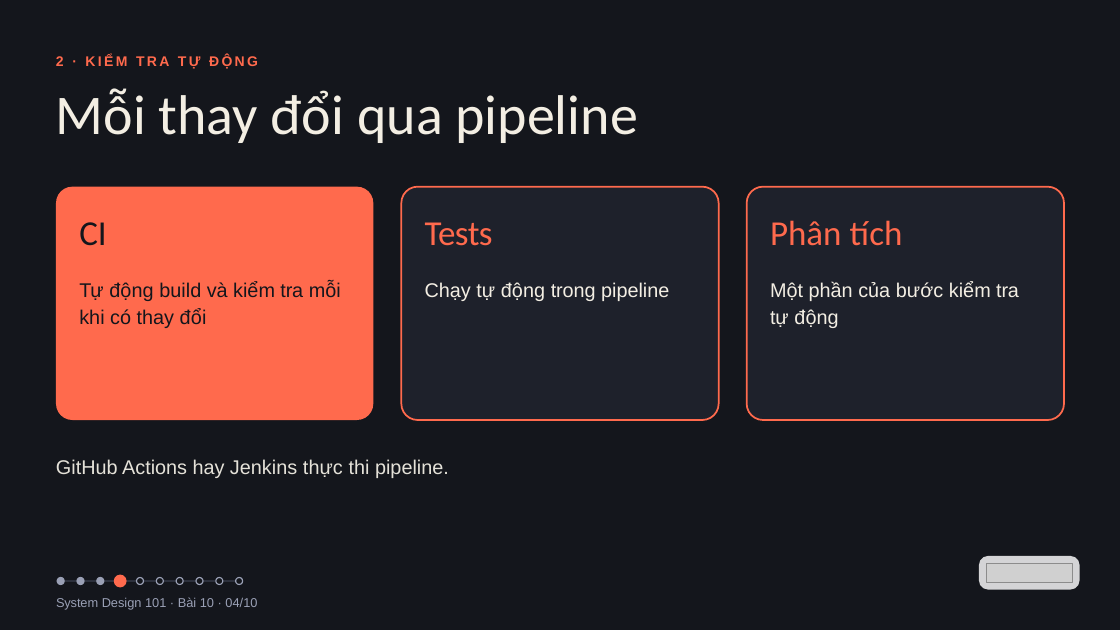
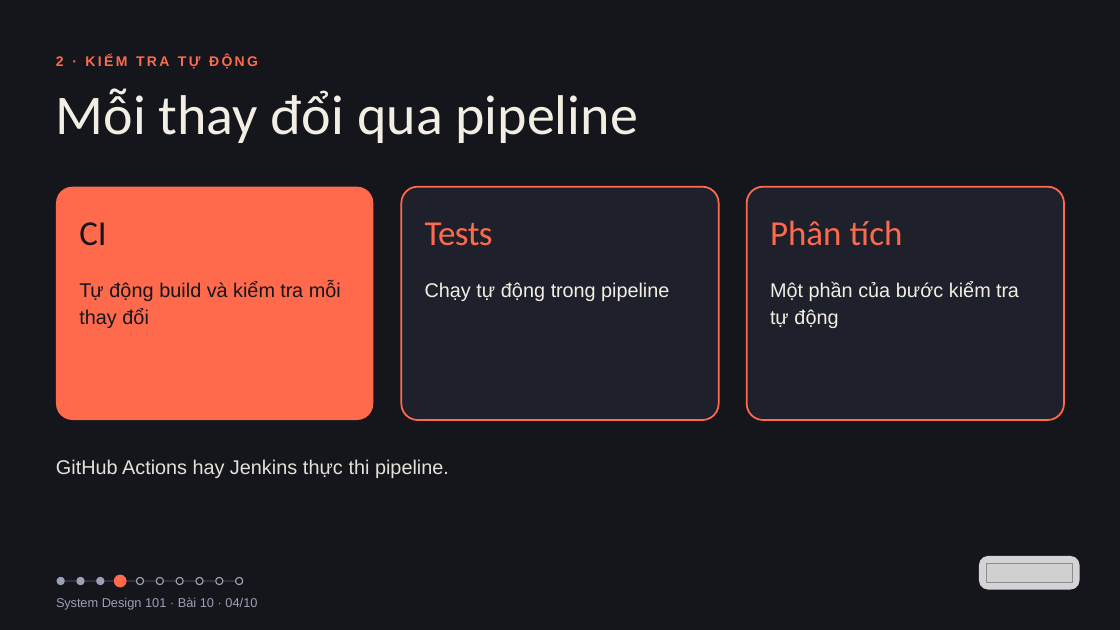
Before and after one commit to vohoailinh90/tool-marketing-studio, a slide deck: slide 4 of system-design-101/vi/lessons/sd-09-010/slides/sd-09-010.pptx. Drawn at 1120x630 pixels with LibreOffice and Linux fonts; fonts in the diff are those of the drawing; grey boxes stand for pictures. Boxes give left, top, right and bottom in pixels: in the first picture for what was removed or moved away, otherwise in the second. Text is boxed around its words. In the diff, an @@ line names an element or a change of style, - is before the commit and + after.

```diff
--- a/system-design-101/vi/lessons/sd-09-010/slides/sd-09-010.pptx
+++ b/system-design-101/vi/lessons/sd-09-010/slides/sd-09-010.pptx
@@ text at (79, 282, 341, 328): text changed @@
-Tự động build và kiểm tra mỗi khi có thay đổi
+Tự động build và kiểm tra mỗi thay đổi
```
Also in this commit, not shown: 6 other slides changed, 1 other file.
